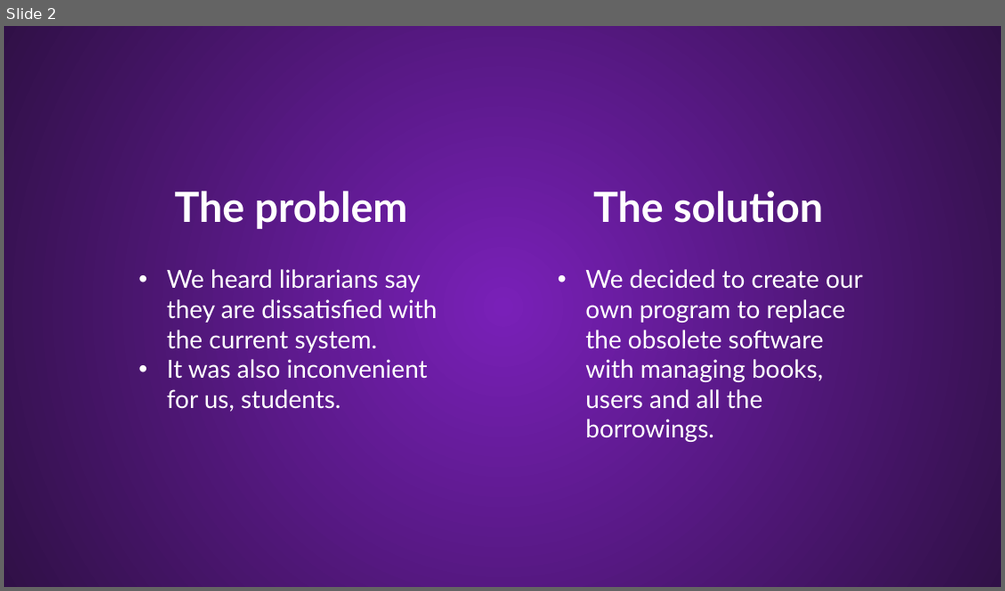
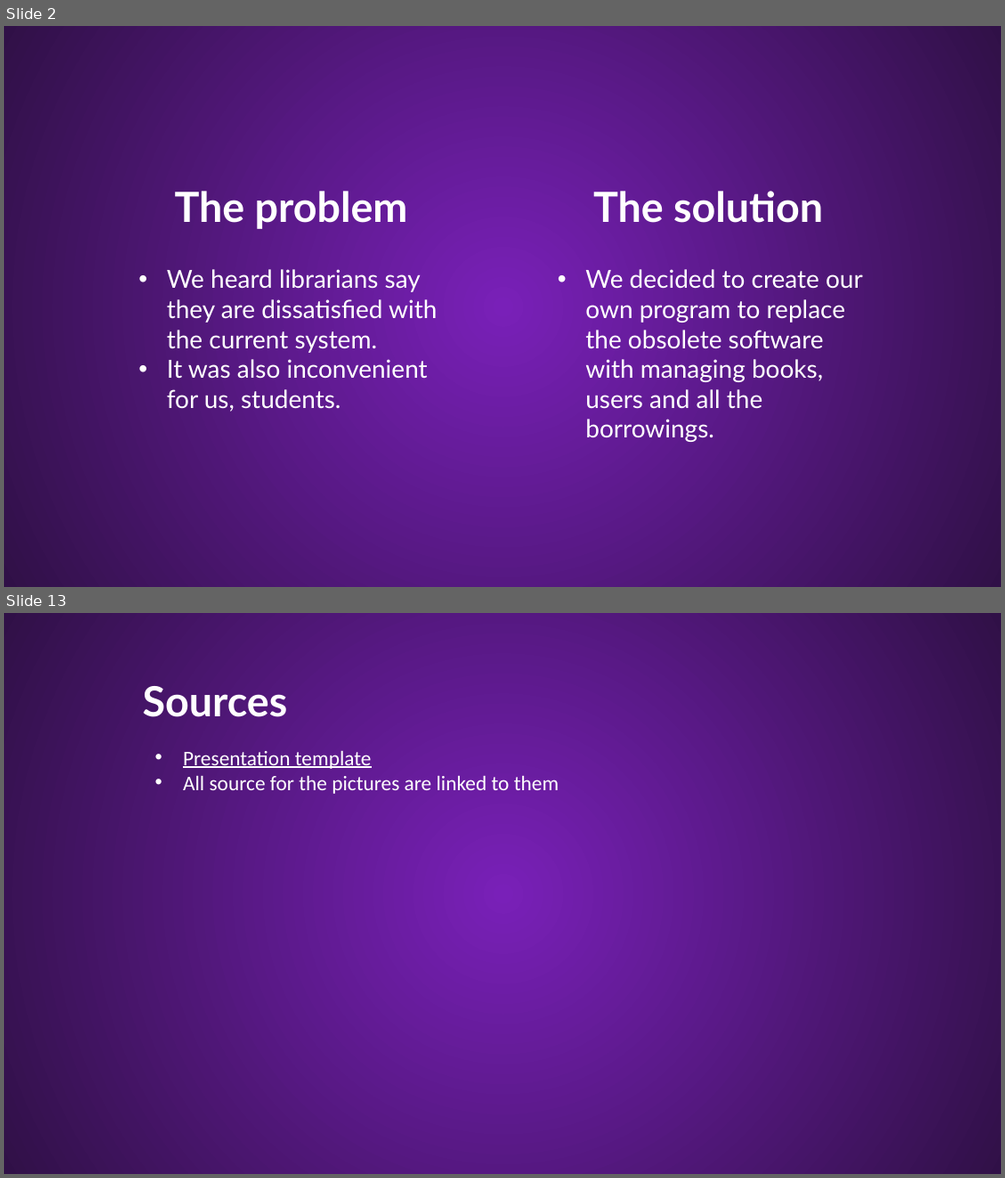
Before and after one commit to Palacsinta002/LMS, a slide deck: Presentation/LMS Presentation.pptx. Shown one above the other, each under a label of ours: slide 2 before the commit, slides 2 and 13 after it; the slides between them are not shown. The pictures are 1005x591 and 1005x1178 pixels, drawn with LibreOffice and Linux fonts; fonts in the diff are those of the drawing; background and template pictures are left out. Boxes give left, top, right and bottom in pixels: in the first picture for what was removed or moved away, otherwise in the second. Text is boxed around its words. In the diff, an @@ line names an element or a change of style, - is before the commit and + after.

```diff
--- a/Presentation/LMS Presentation.pptx
+++ b/Presentation/LMS Presentation.pptx
@@ slide 13 added at [4, 613, 1001, 1174], background #54167F; not listed: 1 template element that a slide beside it also shows @@
@@ title added at [143, 686, 288, 717], 40 pt, text #FFFFFF, bold @@
+Sources
@@ subtitle added at [183, 750, 558, 794], 20 pt, text #FFFFFF @@
+• Presentation template
+• All source for the pictures are linked to them
```
Also in this commit, not shown: 1 slide changed, 9 other slides added, 1 slide removed, 1 other file.
